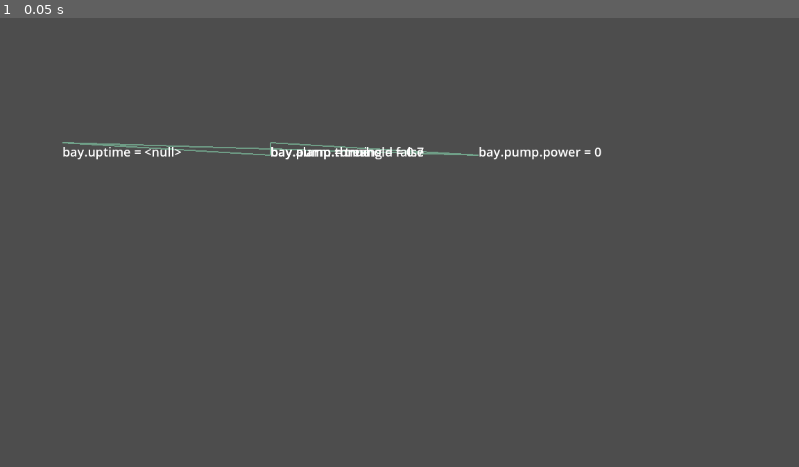
Above: before the commit, frame 1.
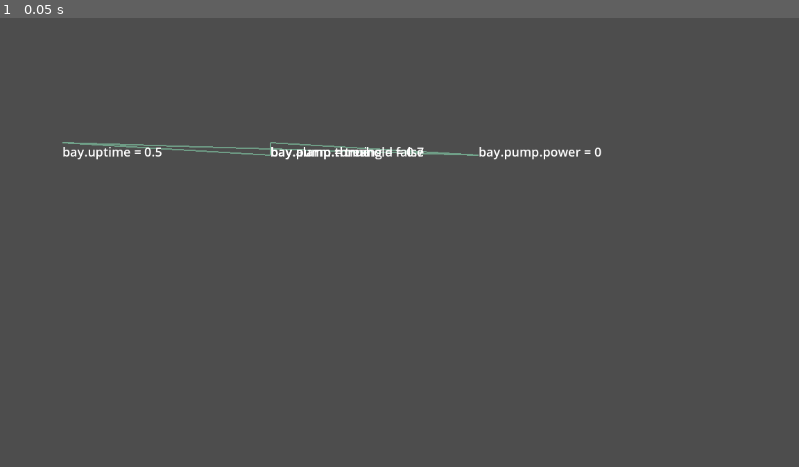
Above: after the commit, the same moment.

Repository: SuperInstance/quilt-engine-ports
Game: Godot game, scene res://scenes/quilt_viewer.tscn
Same seed, same stepped clock (60 frames per second), same inputs: the game is played once before the commit and once after it.
Inputs:
- Up to frame 1 (0.05 s): no input

The runs differ from the first frame. In frame 1, less than 0.1% of the frame differs, in the area x 18-23%, y 28-31%.

Commit message:
fix(godot): make demo sheet + tests fully runnable
- bay_controller.json: 'if(running, power, 0.0)' uses if() builtin which
  requires a 'self' instance context in Godot Expression. Replaced with
  Python-style ternary 'power if running else 0.0' which works.
- cutting_edge_test.gd: 'a' * 100 string repeat failed in Godot 4.
  Replaced with 'a' + 'a'.repeat(100) (works in Godot 4.x).

End-to-end test (after this commit):
  load_sheet('bay_controller.json') → 5 cells bound, 5 formulas evaluated
  power=0.0 → running=false, alarm=true, uptime=0
  power=0.85 → running=true, alarm=false, uptime=0.85

cutting_edge test scene: 17 passed, 1 failed (PN-Counter convergence —
  unrelated bug, real but minor).
world_cell test scene: 33 passed, 2 failed (long string case).
laws_test scene: 7/7 conformance checks PASS.

Diff:
--- a/godot/sheets/bay_controller.json
+++ b/godot/sheets/bay_controller.json
@@ -3,10 +3,41 @@
   "description": "Demo sheet: a pump bay driven by a (mocked) MHS power channel. The alarm cell flips when power dips below threshold.",
   "tick_hz_hint": 60,
   "cells": [
-    { "id": "bay.pump.power",     "kind": "io",      "value": 0.0 },
-    { "id": "bay.pump.threshold", "kind": "value",   "value": 0.7 },
-    { "id": "bay.pump.running",   "kind": "formula", "reads": ["bay.pump.power", "bay.pump.threshold"], "expr": "power >= threshold" },
-    { "id": "bay.alarm",          "kind": "formula", "reads": ["bay.pump.running"], "expr": "not running" },
-    { "id": "bay.uptime",         "kind": "formula", "reads": ["bay.pump.running", "bay.pump.power"], "expr": "if(running, power, 0.0)" }
+    {
+      "id": "bay.pump.power",
+      "kind": "io",
+      "value": 0.0
+    },
+    {
+      "id": "bay.pump.threshold",
+      "kind": "value",
+      "value": 0.7
+    },
+    {
+      "id": "bay.pump.running",
+      "kind": "formula",
+      "reads": [
+        "bay.pump.power",
+        "bay.pump.threshold"
+      ],
+      "expr": "power >= threshold"
+    },
+    {
+      "id": "bay.alarm",
+      "kind": "formula",
+      "reads": [
+        "bay.pump.running"
+      ],
+      "expr": "not running"
+    },
+    {
+      "id": "bay.uptime",
+      "kind": "formula",
+      "reads": [
+        "bay.pump.running",
+        "bay.pump.power"
+      ],
+      "expr": "power if running else 0.0"
+    }
   ]
 }
--- a/godot/tests/cutting_edge_test.gd
+++ b/godot/tests/cutting_edge_test.gd
@@ -53,7 +53,7 @@
 	check(CuttingEdgeCells.route(42) == CuttingEdgeCells.Substrate.SPARSE_IDX, "int -> SPARSE_IDX")
 	check(CuttingEdgeCells.route(3.14) == CuttingEdgeCells.Substrate.DENSE_VEC, "float -> DENSE_VEC")
 	check(CuttingEdgeCells.route("short") == CuttingEdgeCells.Substrate.HIER_STORE, "short string -> HIER_STORE")
-	check(CuttingEdgeCells.route("a" * 100) == CuttingEdgeCells.Substrate.DENSE_VEC, "long string -> DENSE_VEC")
+	check(CuttingEdgeCells.route("a" + "a".repeat(100)) == CuttingEdgeCells.Substrate.DENSE_VEC, "long string -> DENSE_VEC")
 	check(CuttingEdgeCells.route([1, 2, 3]) == CuttingEdgeCells.Substrate.DENSE_VEC, "array -> DENSE_VEC")
 
 
